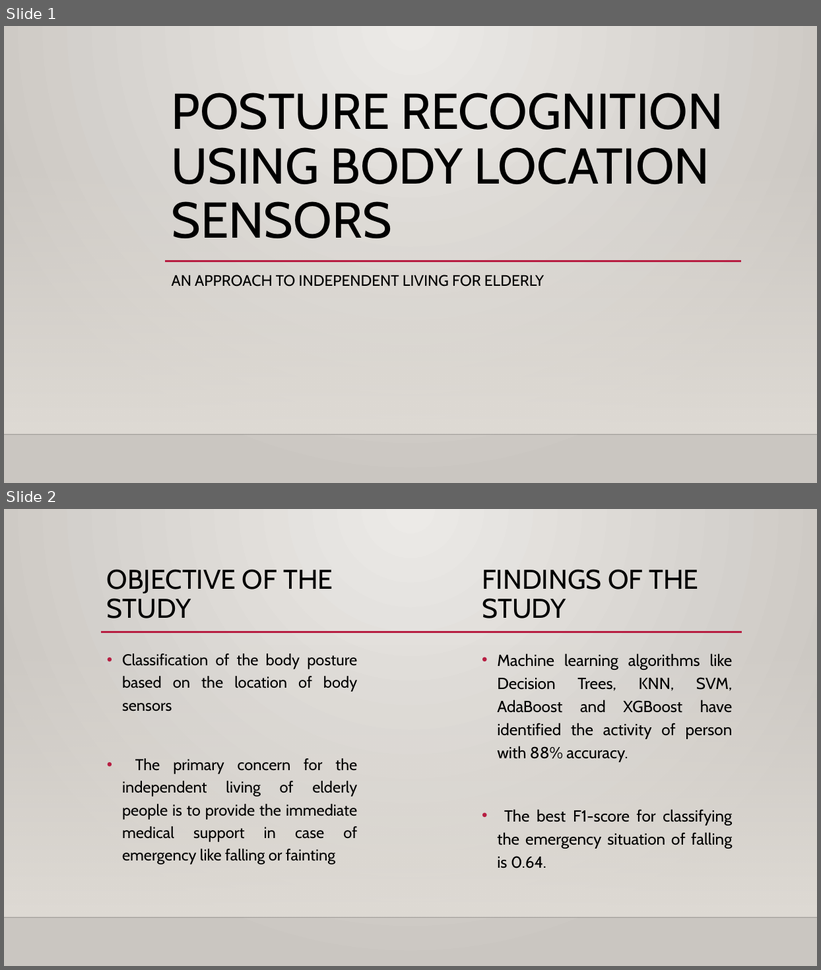
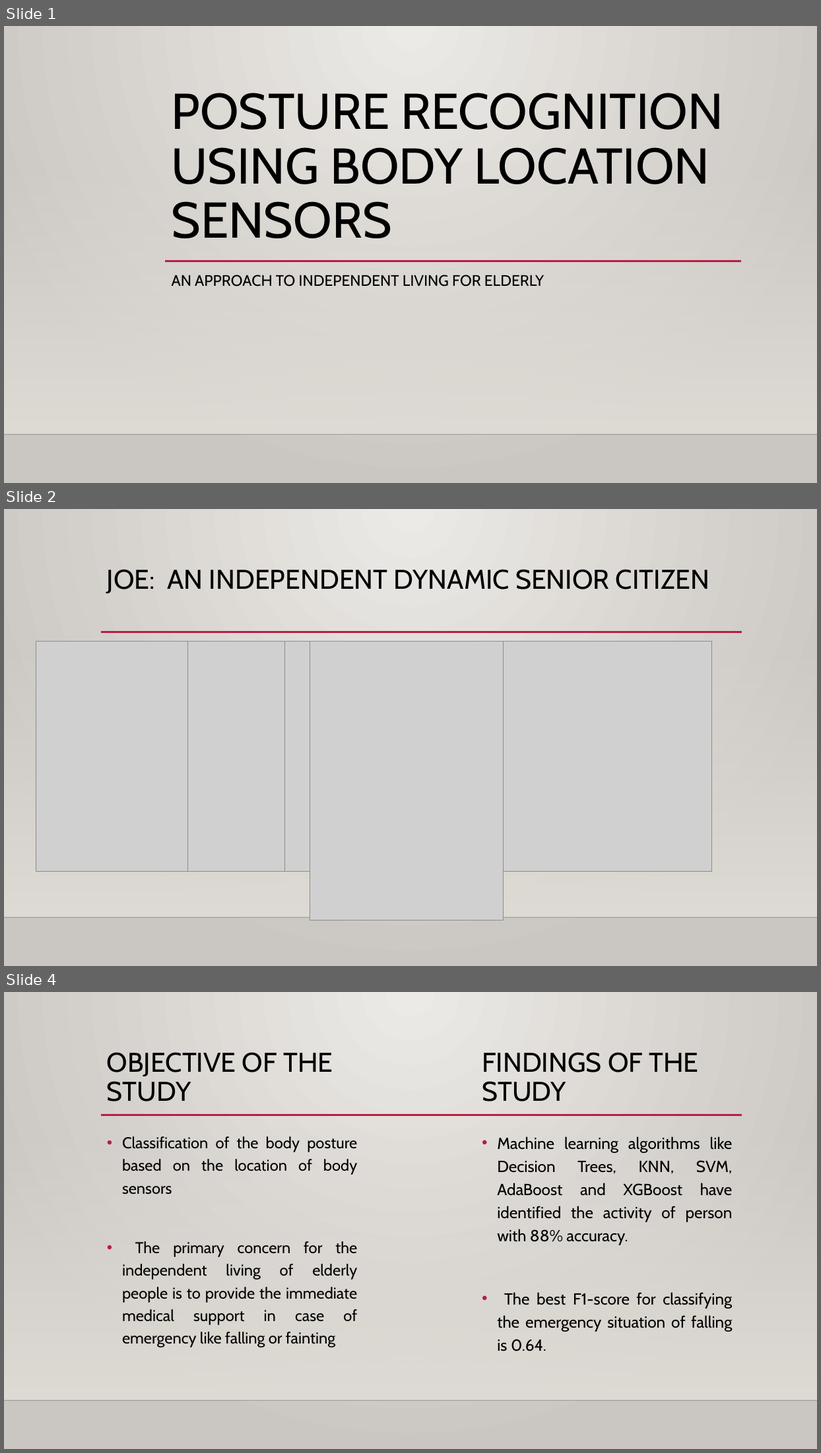
Before and after one commit to pgupta88/Springboard, a slide deck: Capstone_Two/Project Documentation/Technical Presentation.pptx. Shown one above the other, each under a label of ours: slides 1 and 2 before the commit, slides 1, 2 and 4 after it; the slides between them are not shown. The pictures are 821x970 and 821x1453 pixels, drawn with LibreOffice and Linux fonts; fonts in the diff are those of the drawing; grey boxes stand for pictures; background and template pictures are left out. Boxes give left, top, right and bottom in pixels: in the first picture for what was removed or moved away, otherwise in the second. Text is boxed around its words. In the diff, an @@ line names an element or a change of style, - is before the commit and + after.

```diff
--- a/Capstone_Two/Project Documentation/Technical Presentation.pptx
+++ b/Capstone_Two/Project Documentation/Technical Presentation.pptx
@@ slide 2 added at [4,509,817,966], background gradient #ECEAE7 to #CAC7C1; not listed: 3 template elements that a slide beside it also shows @@
@@ title added at [107,569,710,593], 32 pt, text #000000 @@
+JOE: AN INDEPENDENT DYNAMIC SENIOR CITIZEN
@@ picture added at [36,642,235,871] @@
@@ picture added at [187,642,362,871] @@
@@ picture added at [284,642,455,871] @@
@@ picture added at [310,642,503,921] @@
@@ picture added at [386,642,551,871] @@
@@ picture added at [469,642,712,871] @@
@@ what was slide 2 is now slide 4 @@
```
Also in this commit, not shown: 6 slides changed, 4 other slides added, 4 slides removed.
